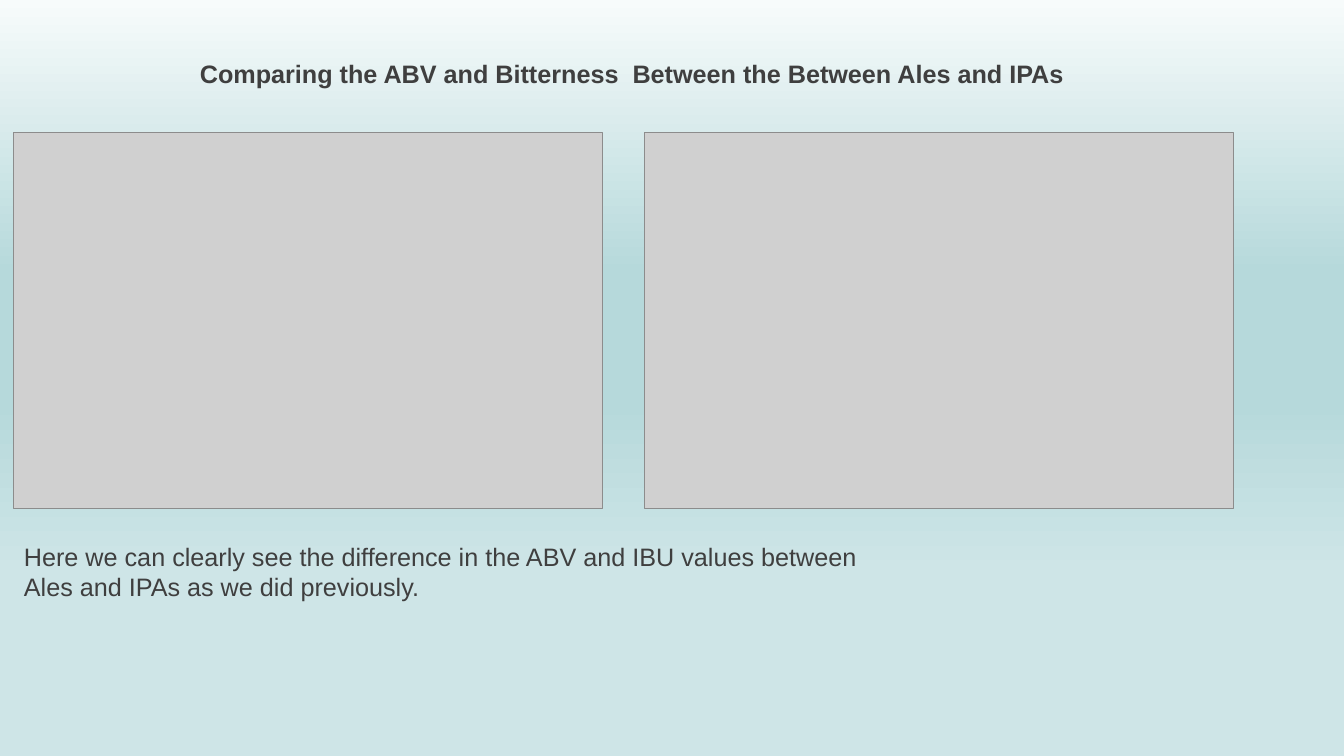
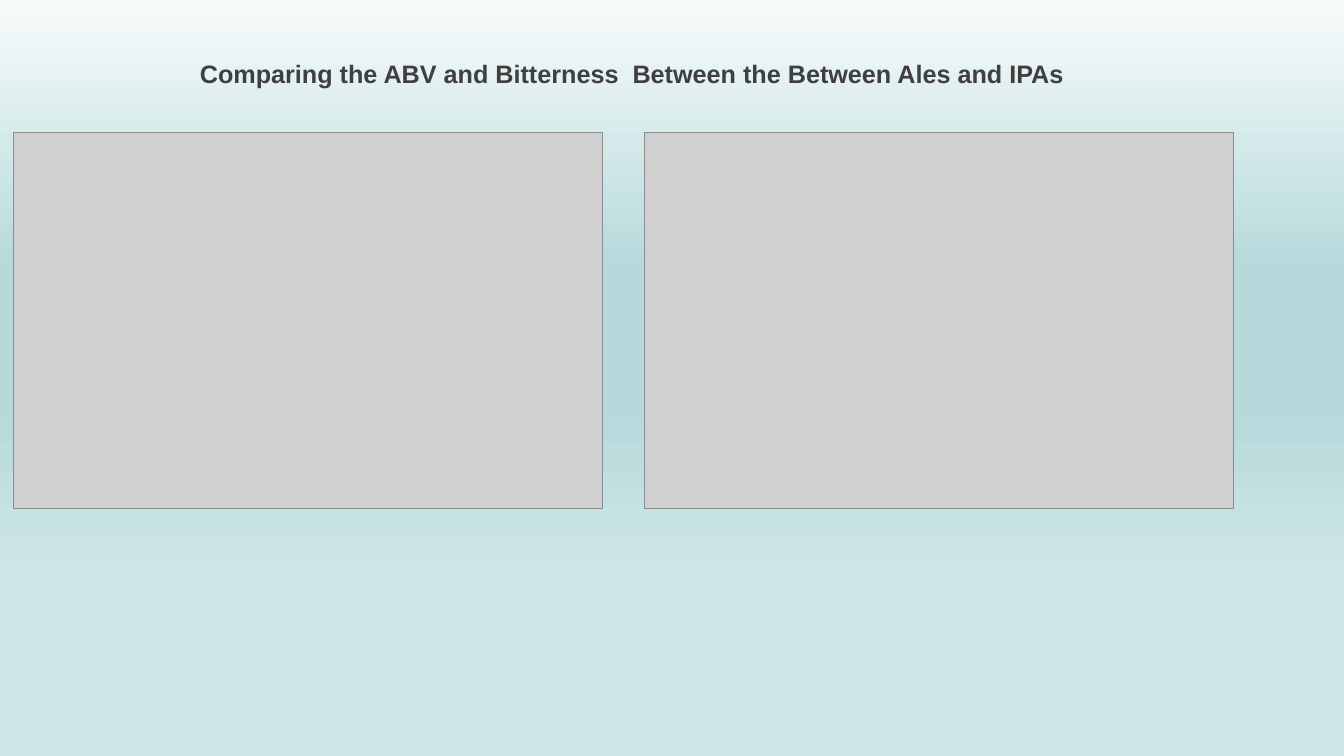
Before and after one commit to NickSager/MSDS_6306_Project1, a slide deck: slide 10 of Group4_CaseStudy1.pptx. Drawn at 1344x756 pixels with LibreOffice and Linux fonts; fonts in the diff are those of the drawing; grey boxes stand for pictures. Boxes give left, top, right and bottom in pixels: in the first picture for what was removed or moved away, otherwise in the second. Text is boxed around its words. In the diff, an @@ line names an element or a change of style, - is before the commit and + after.

```diff
--- a/Group4_CaseStudy1.pptx
+++ b/Group4_CaseStudy1.pptx
@@ text removed at (24,547,856,601) @@
-Here we can clearly see the difference in the ABV and IBU values between Ales and IPAs as we did previously.
```
Also in this commit, not shown: 8 other slides changed.
